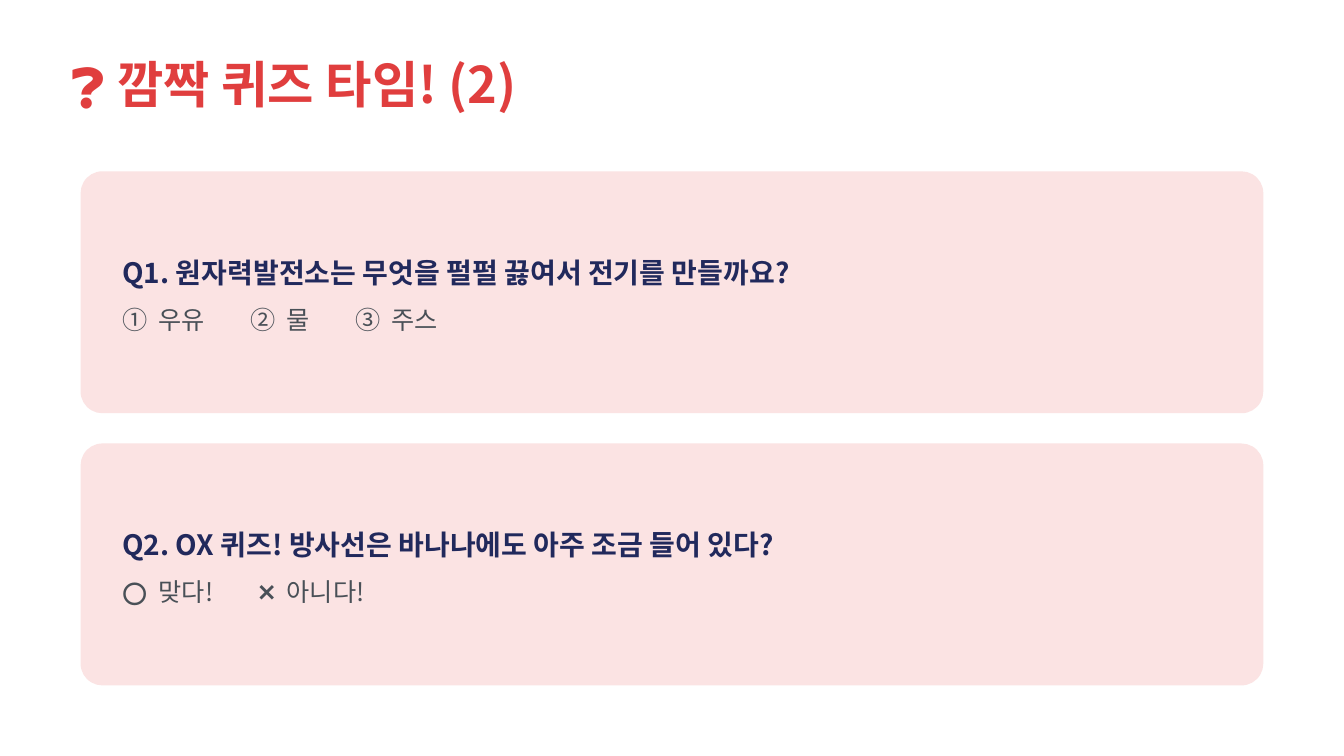
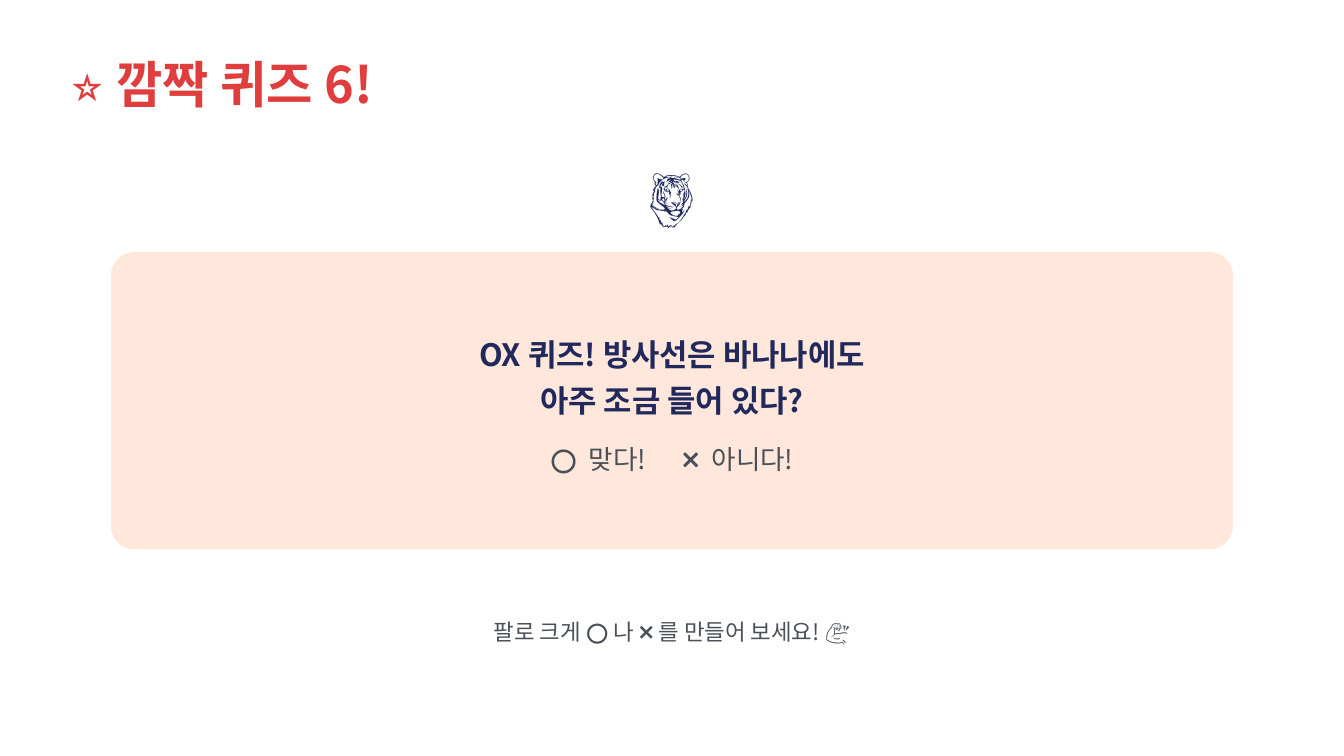
Before and after one commit to parksang-jun/ecture-materials, a slide deck: slide 25 of 강의자료/원자력 세상_초등 3-4학년용.pptx (slide 22 before the commit). Drawn at 1344x756 pixels with LibreOffice and Linux fonts; fonts in the diff are those of the drawing. Boxes give left, top, right and bottom in pixels: in the first picture for what was removed or moved away, otherwise in the second. Text is boxed around its words. In the diff, an @@ line names an element or a change of style, - is before the commit and + after.

```diff
--- a/강의자료/원자력 세상_초등 3-4학년용.pptx
+++ b/강의자료/원자력 세상_초등 3-4학년용.pptx
@@ text at bbox=[116, 60, 373, 108]: text changed @@
-❓ 깜짝 퀴즈 타임! (2)
+⭐ 깜짝 퀴즈 6!
@@ text added at bbox=[66, 126, 1278, 247], 50 pt, text #21295C @@
+🐯
@@ rounded rectangle removed at bbox=[81, 171, 1263, 413] @@
-Q1. 원자력발전소는 무엇을 펄펄 끓여서 전기를 만들까요?
-① 우유 ② 물 ③ 주스
@@ rounded rectangle "OX 퀴즈! 방사선은 바나나에도 아주 ...": place and size @@
-rounded rectangle "OX 퀴즈! 방사선은 바나나에도 아주 ..." at bbox=[81, 444, 1263, 686]
+rounded rectangle "OX 퀴즈! 방사선은 바나나에도 아주 ..." at bbox=[111, 252, 1233, 549]
@@ rounded rectangle "OX 퀴즈! 방사선은 바나나에도 아주 ..." at bbox=[111, 252, 1233, 549]: fill #FBE3E3 to #FFE8DB; proportions changed @@
@@ text in rounded rectangle at bbox=[479, 340, 864, 415]: text changed; size 20 to 22 pt @@
-Q2. OX 퀴즈! 방사선은 바나나에도 아주 조금 들어 있다?
+OX 퀴즈! 방사선은 바나나에도
+아주 조금 들어 있다?
@@ text in rounded rectangle at bbox=[589, 447, 794, 471]: size 18 to 19 pt in "⭕ 맞다! ❌ 아니다!"; alignment left to centre @@
@@ text added at bbox=[494, 621, 813, 642], 16 pt, text #495057 @@
+팔로 크게 ⭕ 나 ❌ 를 만들어 보세요! 💪
```
Also in this commit, not shown: 1 other slide changed, 6 slides added, 2 other files.
